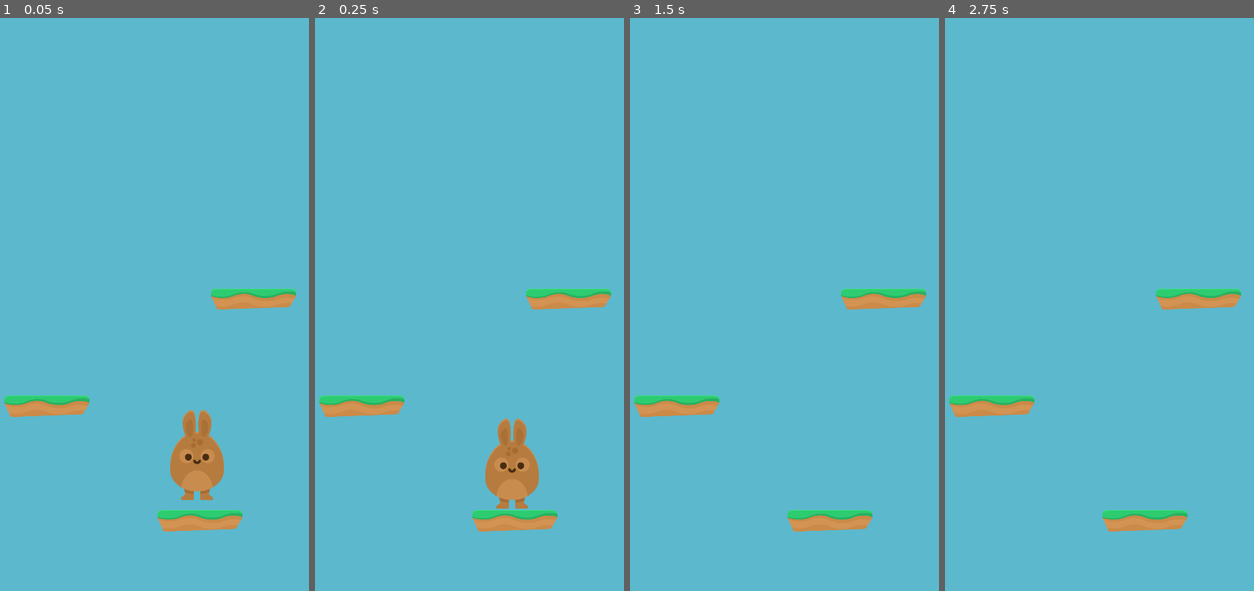
Above: before the commit, frames 1-4 (left to right).
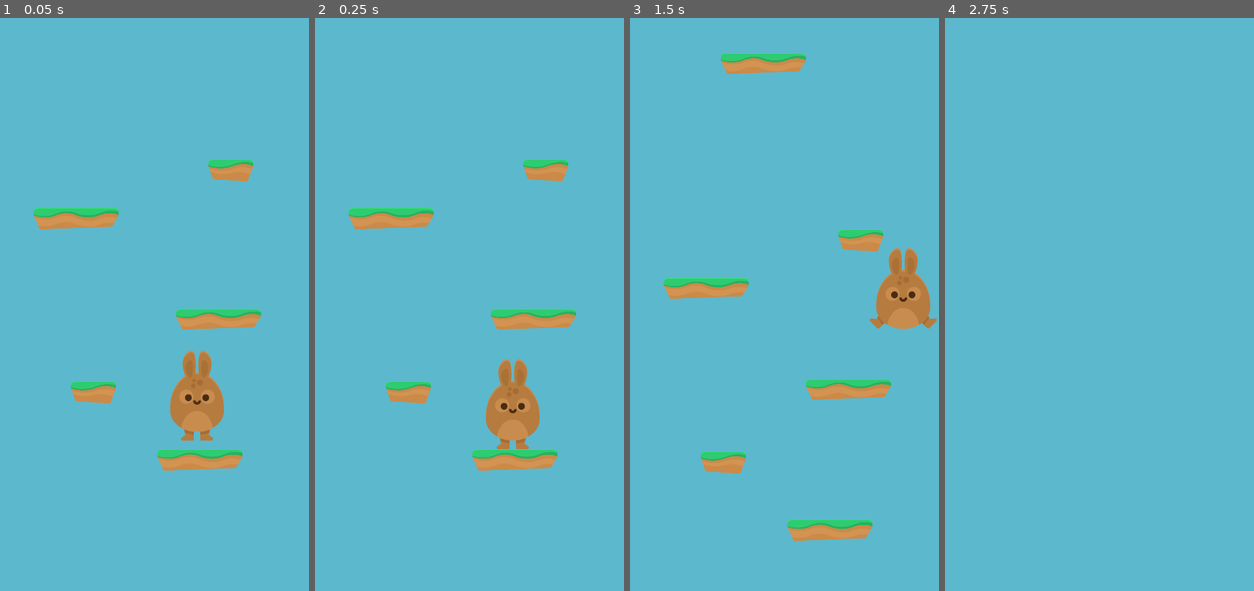
Above: after the commit, the same moments.

Repository: reyabreu/platform-jumper
Game: Godot game, scene res://scenes/Game.tscn
Two runs of this game, one before a commit and one after it. Both use one fixed random seed, a clock stepped at 60 frames per second and the inputs below.
Inputs:
- Up to frame 1 (0.05 s): no input
- Up to frame 2 (0.25 s): no input
- Up to frame 3 (1.5 s): hold Space (jump) 0.53-1.28 s; hold Right (ui_right) from 0.53 s (still down); tap Space (jump) at 1.35 s
- Up to frame 4 (2.75 s): tap Space (jump) at 1.52, 1.82 s; release Right (ui_right) at 2.03 s; hold Left (ui_left) from 2.03 s (still down); hold Space (jump) from 2.03 s (still down)

The runs differ from the first frame. In frame 1, 8.7% of the frame differs, in the area x 1-96%, y 24-90%; in frame 2, 8.8%; in frame 3, 8.0%; in frame 4, 2.7%.

Commit message:
Fixed physics

Diff:
--- a/project.godot
+++ b/project.godot
@@ -31,6 +31,11 @@
 , Object(InputEventMouseButton,"resource_local_to_scene":false,"resource_name":"","device":0,"alt":false,"shift":false, …(202 unchanged characters)…
  ]
 
+[layer_names]
+
+2d_physics/layer_1="platforms"
+2d_physics/layer_2="player"
+
 [rendering]
 
 quality/intended_usage/framebuffer_allocation=0
--- a/scenes/Game.tscn
+++ b/scenes/Game.tscn
@@ -1,22 +1,39 @@
-[gd_scene load_steps=3 format=2]
+[gd_scene load_steps=5 format=2]
 
-[ext_resource path="res://scenes/GrassPlatform.tscn" type="PackedScene" id=1]
-[ext_resource path="res://scenes/Player.tscn" type="PackedScene" id=2]
+[ext_resource path="res://scripts/Game.gd" type="Script" id=1]
+[ext_resource path="res://scenes/GrassPlatform.tscn" type="PackedScene" id=2]
+[ext_resource path="res://scenes/GrassPlatformSmall.tscn" type="PackedScene" id=3]
+[ext_resource path="res://scenes/Player.tscn" type="PackedScene" id=4]
 
-[node name="Game" type="Node2D"]
+[node name="Game" type="Node2D" index="0"]
 
-[node name="GrassPlatform" parent="." index="0" instance=ExtResource( 1 )]
+script = ExtResource( 1 )
+platforms = null
+
+[node name="GrassPlatform" parent="." index="0" instance=ExtResource( 2 )]
 
 position = Vector2( 476.045, 1123.33 )
 
-[node name="GrassPlatform2" parent="." index="1" instance=ExtResource( 1 )]
+[node name="GrassPlatform2" parent="." index="1" instance=ExtResource( 2 )]
 
-position = Vector2( 133.037, 866.962 )
+position = Vector2( 198.655, 583.987 )
 
-[node name="GrassPlatform3" parent="." index="2" instance=ExtResource( 1 )]
+[node name="GrassPlatform3" parent="." index="2" instance=ExtResource( 2 )]
 
-position = Vector2( 595.691, 628.233 )
+position = Vector2( 327.069, 80.7371 )
 
-[node name="Player" parent="." index="3" instance=ExtResource( 2 )]
+[node name="GrassPlatform4" parent="." index="3" instance=ExtResource( 2 )]
+
+position = Vector2( 517.77, 808.681 )
+
+[node name="GrassPlatformSmall" parent="." index="4" instance=ExtResource( 3 )]
+
+position = Vector2( 237.863, 971.959 )
+
+[node name="GrassPlatformSmall2" parent="." index="5" instance=ExtResource( 3 )]
+
+position = Vector2( 545.445, 475.727 )
+
+[node name="Player" parent="." index="6" instance=ExtResource( 4 )]
 
 position = Vector2( 470.217, 975.911 )
--- a/scenes/GrassPlatform.tscn
+++ b/scenes/GrassPlatform.tscn
@@ -1,26 +1,25 @@
-[gd_scene load_steps=3 format=2]
+[gd_scene load_steps=2 format=2]
 
-[ext_resource path="res://scripts/SolidPlatform.gd" type="Script" id=1]
-[ext_resource path="res://assets/platforms/ground_grass.png" type="Texture" id=2]
+[ext_resource path="res://assets/platforms/ground_grass.png" type="Texture" id=1]
 
-[node name="GrassPlatform" type="Area2D"]
+[node name="GrassPlatform" type="StaticBody2D"]
 
 scale = Vector2( 0.5, 0.5 )
-input_pickable = true
-gravity_vec = Vector2( 0, 1 )
-gravity = 98.0
-linear_damp = 0.1
-angular_damp = 1.0
-audio_bus_override = false
-audio_bus_name = "Master"
-script = ExtResource( 1 )
-_sections_unfolded = [ "Transform" ]
+input_pickable = false
+collision_layer = 1
+collision_mask = 3
+constant_linear_velocity = Vector2( 0, 0 )
+constant_angular_velocity = 0.0
+friction = 1.0
+bounce = 0.0
+_sections_unfolded = [ "Collision", "Transform" ]
 
 [node name="Sprite" type="Sprite" parent="." index="0"]
 
-texture = ExtResource( 2 )
+texture = ExtResource( 1 )
 
 [node name="CollisionPolygon2D" type="CollisionPolygon2D" parent="." index="1"]
 
 build_mode = 0
 polygon = PoolVector2Array( -190.321, -37.2088, -178.133, -46.8879, 174.976, -47.9634, 187.523, -39.3597, 189.674, -15.6996, 159.92, 34.8469, -160.567, 46.3184, -190.321, -16.7751 )
+one_way_collision = true
--- a/scenes/GrassPlatformSmall.tscn
+++ b/scenes/GrassPlatformSmall.tscn
@@ -1,25 +1,25 @@
-[gd_scene load_steps=3 format=2]
+[gd_scene load_steps=2 format=2]
 
-[ext_resource path="res://scripts/SolidPlatform.gd" type="Script" id=1]
-[ext_resource path="res://assets/platforms/ground_grass_small.png" type="Texture" id=2]
+[ext_resource path="res://assets/platforms/ground_grass_small.png" type="Texture" id=1]
 
-[node name="GrassPlatformSmall" type="Area2D"]
+[node name="GrassPlatformSmall" type="StaticBody2D"]
 
-input_pickable = true
-gravity_vec = Vector2( 0, 1 )
-gravity = 98.0
-linear_damp = 0.1
-angular_damp = 1.0
-audio_bus_override = false
-audio_bus_name = "Master"
-script = ExtResource( 1 )
-_sections_unfolded = [ "Transform" ]
+scale = Vector2( 0.5, 0.5 )
+input_pickable = false
+collision_layer = 1
+collision_mask = 3
+constant_linear_velocity = Vector2( 0, 0 )
+constant_angular_velocity = 0.0
+friction = 1.0
+bounce = 0.0
+_sections_unfolded = [ "Collision", "Transform" ]
 
 [node name="Sprite" type="Sprite" parent="." index="0"]
 
-texture = ExtResource( 2 )
+texture = ExtResource( 1 )
 
 [node name="CollisionPolygon2D" type="CollisionPolygon2D" parent="." index="1"]
 
 build_mode = 0
 polygon = PoolVector2Array( -99.2657, -40.0767, -87.0772, -49.0388, 84.6376, -49.0388, 100.411, -38.6427, 100.052, -20.0015, 74.9585, 49.5448, -78.115, 40.5827, -101.058, -22.5109 )
+one_way_collision = true
--- a/scenes/Player.tscn
+++ b/scenes/Player.tscn
@@ -16,18 +16,18 @@
 "frames": [ ExtResource( 3 ), ExtResource( 4 ) ],
 "loop": false,
 "name": "jump",
-"speed": 10.0
+"speed": 5.0
 } ]
 
 [sub_resource type="RectangleShape2D" id=2]
 
 custom_solver_bias = 0.0
-extents = Vector2( 59.902, 101.019 )
+extents = Vector2( 36.134, 101.019 )
 
 [node name="Player" type="KinematicBody2D" index="0"]
 
 input_pickable = false
-collision_layer = 1
+collision_layer = 2
 collision_mask = 1
 collision/safe_margin = 0.08
 script = ExtResource( 1 )
@@ -41,3 +41,34 @@
 [node name="CollisionShape2D" type="CollisionShape2D" parent="." index="1"]
 
 shape = SubResource( 2 )
+
+[node name="VisibilityNotifier2D" type="VisibilityNotifier2D" parent="." index="2"]
+
+rect = Rect2( -10, -10, 20, 20 )
+
+[node name="Camera" type="Camera2D" parent="." index="3"]
+
+offset = Vector2( 0, -200 )
+anchor_mode = 1
+rotating = false
+current = true
+zoom = Vector2( 1, 1 )
+limit_left = 0
+limit_top = -10000000
+limit_right = 720
+limit_bottom = 10000000
+limit_smoothed = false
+drag_margin_h_enabled = true
+drag_margin_v_enabled = true
+smoothing_enabled = false
+smoothing_speed = 5.0
+offset_v = 0.0
+offset_h = 0.0
+drag_margin_left = 0.2
+drag_margin_top = 0.5
+drag_margin_right = 0.2
+drag_margin_bottom = 1.0
+editor_draw_screen = true
+editor_draw_limits = true
+editor_draw_drag_margin = true
+_sections_unfolded = [ "Drag Margin", "Editor", "Limit", "Material", "Offset", "Pause", "Smoothing", "Transform", "Visibility", "Z Index" ]
--- /dev/null
+++ b/scripts/Game.gd
@@ -0,0 +1,29 @@
+extends Node2D
+
+export (Array) var platforms
+
+const MIN_INTERVAL = 100
+const MAX_INTERVAL = 250
+const INITIAL_PLATFORMS_COUNT = 40
+
+var current_max_interval
+var current_min_interval
+var last_spawn_height
+var screen_size
+
+func _ready():
+	get_viewport_rect()
+	last_spawn_height = get_viewport().get_visible_rect().size.y
+	current_max_interval = MIN_INTERVAL
+	current_min_interval = MIN_INTERVAL
+	screen_size = get_viewport().get_visible_rect().size.x
+	_spawn_first_platforms()
+
+func _spawn_first_platforms():
+	var index
+	var new_platform
+
+#func _process(delta):
+#	# Called every frame. Delta is time since last frame.
+#	# Update game logic here.
+#	pass
--- a/scripts/Player.gd
+++ b/scripts/Player.gd
@@ -1,10 +1,14 @@
 extends KinematicBody2D
 
-const GRAVITY_FORCE = 10 # pixels/second^2
-const JUMP_SPEED = 200
-const WALK_SPEED = 50
-const WALK_DECREMENT = 20
-const STOP_SPEED = 10
+# FORCES
+const GRAVITY_FORCE = 2200 # pixels/second^2
+const WALK_FORCE = 600
+const FRICTION_FORCE = 1500
+
+# SPEEDS
+const JUMP_SPEED = 1500 # pixels/second
+const WALK_MIN_SPEED = 80
+const WALK_MAX_SPEED = 200
 
 onready var animated_sprite = $AnimatedSprite
 
@@ -21,47 +25,55 @@
 	screen_width = get_viewport_rect().size.x
 	half_sprite_width = animated_sprite.frames.get_frame("idle", 0).get_width() / 2
 
-func _physics_process(delta):
-	# Create environment forces
-	var force = Vector2(0, GRAVITY_FORCE) # pulling down (positive y)
+func _process(delta):
+	if is_on_floor():
+		animated_sprite.play("idle")
+	if is_jumping:
+		animated_sprite.play("jump")
 
+	last_print += delta
+	if last_print >= 5:
+		print("player at %s, velocity.y: %d" % [position, velocity.y])
+		last_print = 0
+
+func handle_user_input(delta):
 	# read user input
 	var jump = Input.is_action_pressed("jump")
 	var walk_left = Input.is_action_pressed("ui_left")
 	var walk_right = Input.is_action_pressed("ui_right")
 
-	# integrate all acting forces to velocity
-	velocity += force * delta
+	# ensure player cannot jump again when in the air
+	if is_on_floor() and jump and not is_jumping:
+		velocity.y = -JUMP_SPEED # jump up!
+		is_jumping = true
 
-	# use velocity for kinematic motion and collide
-	var collision_info = move_and_collide(velocity)
-	if collision_info:
-		velocity = velocity.bounce(collision_info.normal)
-
-	# determine if player is jumping or falling
+	# determine if player is really jumping (not falling)
 	if is_jumping and velocity.y > 0:
 		is_jumping = false
 
-	# ensure player does not jump again in the air
-	if is_on_floor() and jump and not is_jumping:
-		velocity.y = -JUMP_SPEED # jump up!
-		animated_sprite.play("jump")
-		is_jumping = true
+		# get acting environment forces
+	var forces = Vector2(0, GRAVITY_FORCE) # pulling down (positive y)
 
-	if is_on_floor() and not is_jumping:
-		if walk_left:
-			velocity.x -= WALK_SPEED
-		if walk_right:
-			velocity.x += WALK_SPEED
-		if not (walk_right or walk_left):
-			velocity.x += -sign(velocity.x) * WALK_DECREMENT
-			if abs(velocity.x) <= STOP_SPEED:
-				velocity.x = 0
+	var stop = false
+	if walk_left:
+		if velocity.x <= WALK_MIN_SPEED and velocity.x > -WALK_MAX_SPEED:
+			forces.x -= WALK_FORCE
+	elif walk_right:
+		if velocity.x >= -WALK_MIN_SPEED and velocity.x < WALK_MAX_SPEED:
+			forces.x += WALK_FORCE
+	else:
+		forces.x -= sign(velocity.x) * FRICTION_FORCE
+		stop = true
 
-	if velocity.length() == 0:
-		animated_sprite.play("idle")
+	# integrate all acting forces to velocity
+	velocity += forces * delta
 
-	last_print += delta
-	if last_print > 10:
-		print("player at %s" % position)
-		last_print = 0
+	if stop and velocity.x < 0:
+		velocity.x = 0
+
+func _physics_process(delta):
+	#capture user ioput
+	handle_user_input(delta)
+
+	# use velocity for kinematic motion and collide
+	velocity = move_and_slide(velocity,  Vector2(0, -1))
--- a/scripts/SolidPlatform.gd
+++ /dev/null
@@ -1,14 +0,0 @@
-extends Area2D
-
-func _ready():
-	connect("body_entered", self, "_on_body_entered")
-	pass
-
-func _process(delta):
-	pass
-
-func _on_body_entered(body):
-	print("body %s collided with platform [%d]" % [body, get_instance_id()])
-	if body.name == "Player":
-		if body.position.y < position.y:
-			body
